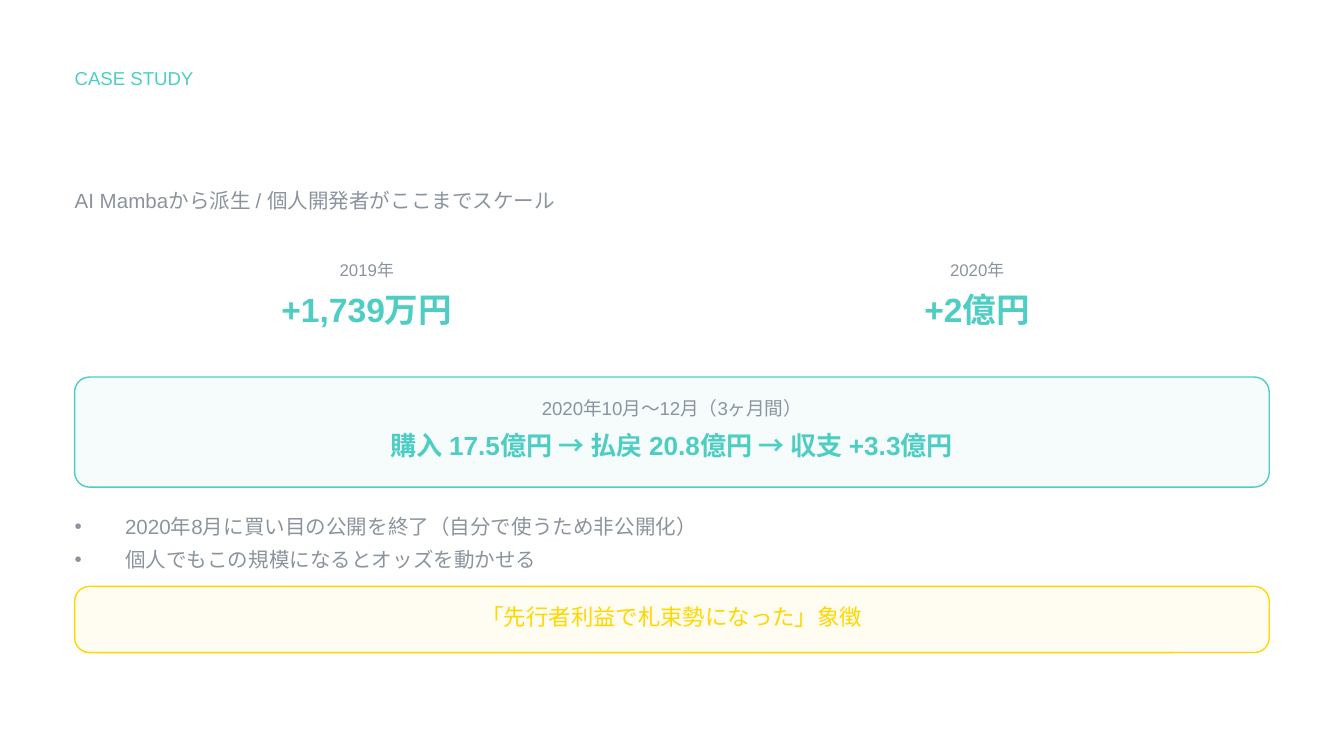
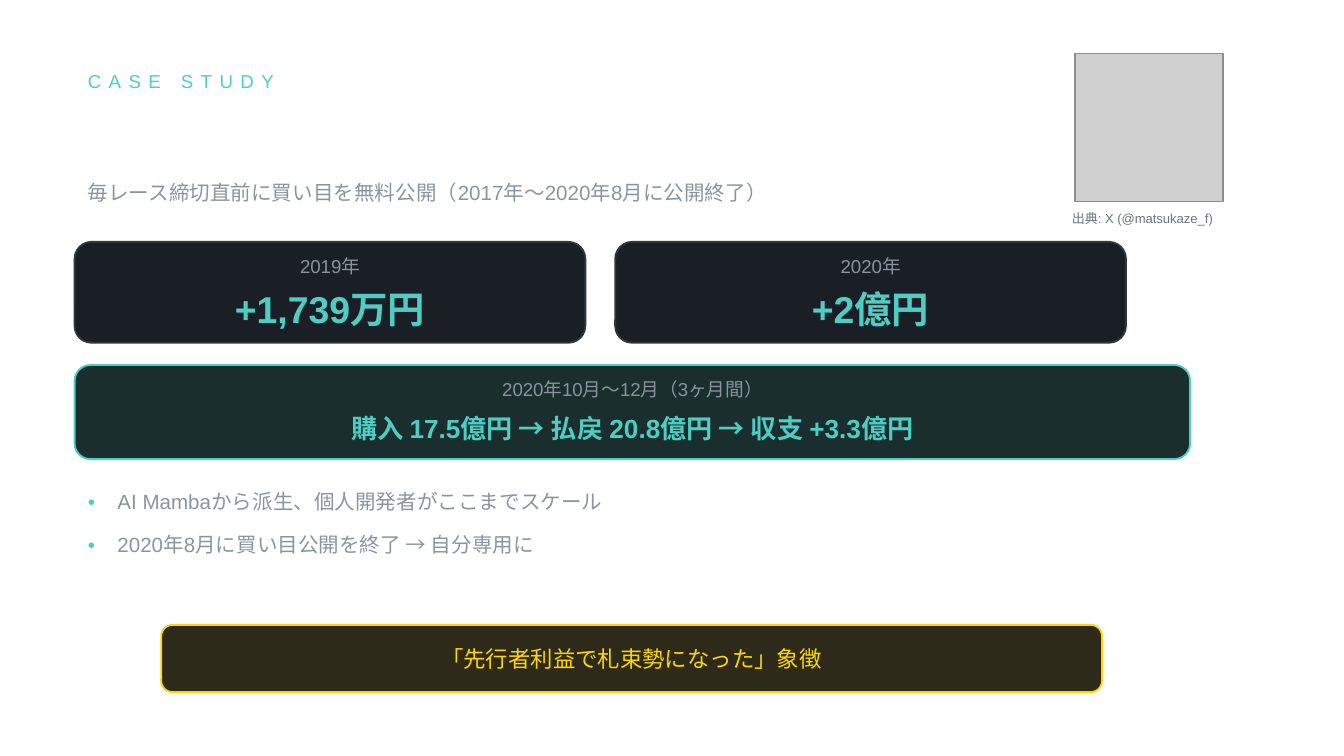
Before and after one commit to foie0222/my-samples, a slide deck: slide 7 of presentations/20260120_lt/output/03_presentation.pptx (slide 6 before the commit). Drawn at 1344x756 pixels with LibreOffice and Linux fonts; fonts in the diff are those of the drawing; grey boxes stand for pictures; background and template pictures are left out. Boxes give left, top, right and bottom in pixels: in the first picture for what was removed or moved away, otherwise in the second. Text is boxed around its words. In the diff, an @@ line names an element or a change of style, - is before the commit and + after.

```diff
--- a/presentations/20260120_lt/output/03_presentation.pptx
+++ b/presentations/20260120_lt/output/03_presentation.pptx
@@ picture added at (x1=1075, y1=54, x2=1223, y2=202) @@
@@ text "CASE STUDY" at (x1=88, y1=75, x2=274, y2=88): letter spacing 0 to 4 pt; less space between paragraphs; vertical alignment top to middle @@
@@ text "松風の衝撃（2017年〜）" moved from (x1=75, y1=108, x2=1294, y2=177) to (x1=75, y1=101, x2=949, y2=168) @@
@@ text "松風の衝撃（2017年〜）" at (x1=75, y1=101, x2=949, y2=168): size 26 to 28 pt; less space between paragraphs; vertical alignment top to middle @@
@@ text added at (x1=88, y1=182, x2=767, y2=202), 11 pt, text #8B949E @@
+毎レース締切直前に買い目を無料公開（2017年〜2020年8月に公開終了）
@@ text added at (x1=1072, y1=212, x2=1213, y2=226), 7 pt, text #6B7280 @@
+出典: X (@matsukaze_f)
@@ text "2019年" moved from (x1=340, y1=262, x2=394, y2=277) to (x1=300, y1=259, x2=360, y2=275) @@
@@ text "2019年" at (x1=300, y1=259, x2=360, y2=275): size 9 to 10 pt; less space between paragraphs; vertical alignment top to middle @@
@@ rounded rectangle resized from (x1=75, y1=239, x2=660, y2=358) to (x1=75, y1=242, x2=586, y2=343) @@
@@ rounded rectangle at (x1=75, y1=242, x2=586, y2=343): fill #FFFFFF at 3% opacity to #1A1F26; outline #FFFFFF 0.75 pt to #30363D 1 pt; proportions changed @@
@@ text "2020年" at (x1=841, y1=259, x2=901, y2=275): size 9 to 10 pt; less space between paragraphs; vertical alignment top to middle @@
@@ text "2020年" moved from (x1=950, y1=262, x2=1004, y2=277) to (x1=841, y1=259, x2=901, y2=275) @@
@@ rounded rectangle at (x1=616, y1=242, x2=1126, y2=343): fill #FFFFFF at 3% opacity to #1A1F26; outline #FFFFFF 0.75 pt to #30363D 1 pt; proportions changed @@
@@ rounded rectangle resized from (x1=685, y1=239, x2=1270, y2=358) to (x1=616, y1=242, x2=1126, y2=343) @@
@@ text "+1,739万円" moved from (x1=281, y1=295, x2=452, y2=327) to (x1=235, y1=294, x2=425, y2=329) @@
@@ text "+1,739万円" at (x1=235, y1=294, x2=425, y2=329): size 18 to 20 pt; vertical alignment top to middle @@
@@ text "+2億円" at (x1=812, y1=294, x2=929, y2=327): size 18 to 20 pt; vertical alignment top to middle @@
@@ text "+2億円" moved from (x1=924, y1=295, x2=1030, y2=325) to (x1=812, y1=294, x2=929, y2=327) @@
@@ text "2020年10月〜12月（3ヶ月間）" moved from (x1=542, y1=401, x2=803, y2=417) to (x1=502, y1=382, x2=763, y2=398) @@
@@ text "2020年10月〜12月（3ヶ月間）" at (x1=502, y1=382, x2=763, y2=398): less space between paragraphs; vertical alignment top to middle @@
@@ rounded rectangle resized from (x1=75, y1=378, x2=1270, y2=488) to (x1=75, y1=366, x2=1191, y2=460) @@
@@ rounded rectangle at (x1=75, y1=366, x2=1191, y2=460): fill #4ECDC4 at 5% opacity to #1A2F2D; outline #4ECDC4 0.75 pt to #4ECDC4 1 pt; proportions changed @@
@@ text "購入 17.5億円 → 払戻 20.8億円 ..." moved from (x1=391, y1=433, x2=953, y2=458) to (x1=351, y1=416, x2=913, y2=441) @@
@@ text added at (x1=75, y1=480, x2=102, y2=523), 11 pt, text #4ECDC4 @@
+•
@@ vertical alignment top to middle in 3 elements at (x1=351, y1=416, x2=913, y2=441), (x1=441, y1=648, x2=821, y2=669), (x1=117, y1=492, x2=603, y2=511) @@
@@ text at (x1=117, y1=492, x2=603, y2=511): text changed @@
-AI Mambaから派生 / 個人開発者がここまでスケール
+AI Mambaから派生、個人開発者がここまでスケール
@@ text added at (x1=75, y1=523, x2=102, y2=566), 11 pt, text #4ECDC4 @@
+•
@@ text added at (x1=117, y1=535, x2=534, y2=554), 11 pt, text #8B949E @@
+2020年8月に買い目公開を終了 → 自分専用に
@@ text removed at (x1=125, y1=518, x2=697, y2=569) @@
-• 2020年8月に買い目の公開を終了（自分で使うため非公開化）
-• 個人でもこの規模になるとオッズを動かせる
@@ text "「先行者利益で札束勢になった」象徴" moved from (x1=482, y1=606, x2=862, y2=627) to (x1=441, y1=648, x2=821, y2=669) @@
@@ rounded rectangle resized from (x1=75, y1=586, x2=1270, y2=652) to (x1=161, y1=625, x2=1102, y2=692) @@
@@ rounded rectangle at (x1=161, y1=625, x2=1102, y2=692): fill #FFD700 at 5% opacity to #2D2A1A; outline #FFD700 0.75 pt to #FFD700 1 pt; proportions changed @@
```
Also in this commit, not shown: 5 other slides changed, 4 slides added, 3 slides removed, 33 other files.
